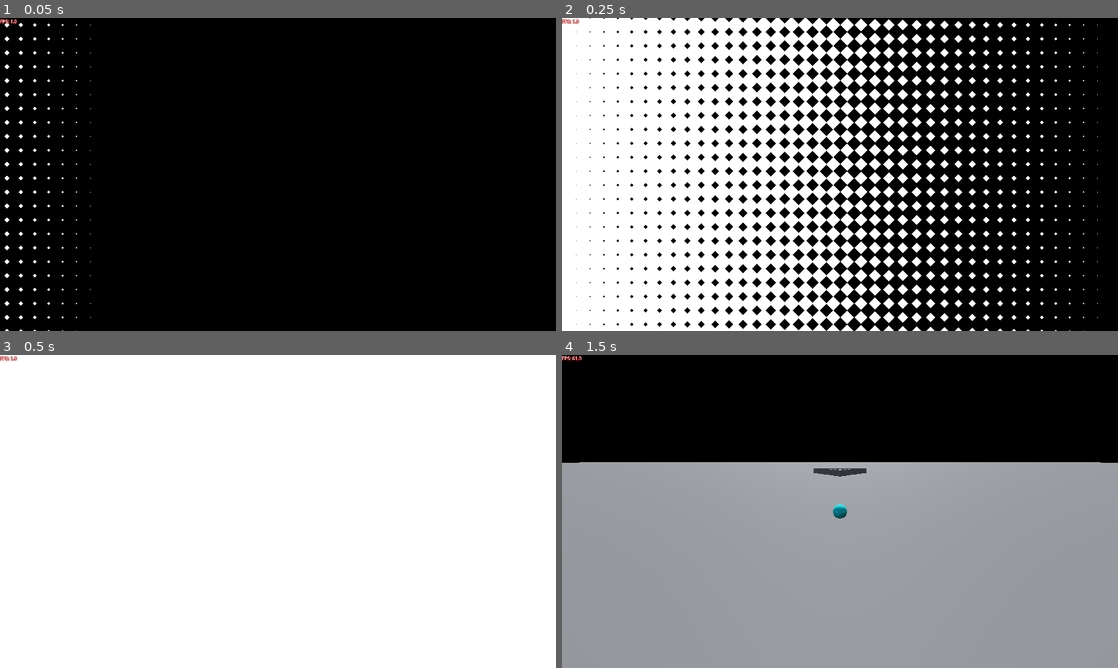
Above: before the commit, frames 1-4 (two rows, left to right).
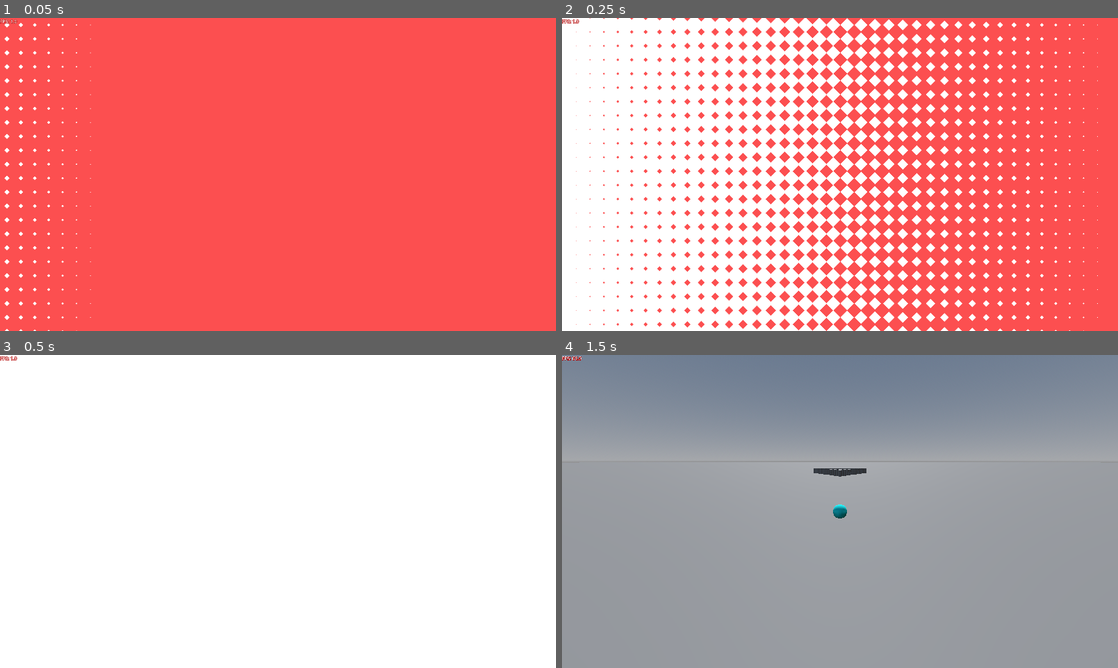
Above: after the commit, the same moments.

Repository: Cami-Cat/Dink-2026
Game: Godot game, scene res://Scenes/Core/GameCore/game_core.tscn
Same seed, same stepped clock (60 frames per second), same inputs: the game is played once before the commit and once after it.
Inputs (mouse positions are in pixels of both pictures, inside the frame that each line leads up to):
- Up to frame 1 (0.05 s): no input
- Up to frame 2 (0.25 s): no input
- Up to frame 3 (0.5 s): no input
- Up to frame 4 (1.5 s): move the mouse to (962, 495) at 0.52 s; click (962, 495) at 0.6 s; tap Enter at 1.25 s; move the mouse to (728, 527) at 1.27 s; click (728, 527) at 1.35 s

The runs differ from the first frame. In frame 1, 100% of the frame differs, in the area x 0-100%, y 0-100%; in frame 2, 51%; in frame 3, less than 0.1%; in frame 4, 34%.

Commit message:
Go through thousands of settings to disable transparent background

Diff:
--- a/Scenes/BaseScene/scene_base_3d.tscn
+++ b/Scenes/BaseScene/scene_base_3d.tscn
@@ -13,14 +13,15 @@
 [sub_resource type="ConvexPolygonShape3D" id="ConvexPolygonShape3D_wtbj1"]
 points = PackedVector3Array(1.0158731, 0.015873017, 1.0158731, -1.0158731, -0.015873017, -1.0158731, -1.0158731, 0.0158 …(200 unchanged characters)…
 
-[sub_resource type="ProceduralSkyMaterial" id="ProceduralSkyMaterial_ew1vx"]
+[sub_resource type="ProceduralSkyMaterial" id="ProceduralSkyMaterial_b7as4"]
 
-[sub_resource type="Sky" id="Sky_cjt8b"]
-sky_material = SubResource("ProceduralSkyMaterial_ew1vx")
+[sub_resource type="Sky" id="Sky_3yfhr"]
+sky_material = SubResource("ProceduralSkyMaterial_b7as4")
 
-[sub_resource type="Environment" id="Environment_amx8r"]
+[sub_resource type="Environment" id="Environment_d2fsr"]
 background_mode = 2
-sky = SubResource("Sky_cjt8b")
+sky = SubResource("Sky_3yfhr")
+ambient_light_source = 3
 
 [sub_resource type="BoxShape3D" id="BoxShape3D_ekuh2"]
 size = Vector3(24.445, 12.495, 10)
@@ -56,13 +57,14 @@
 pin_spacing = 1.575
 
 [node name="WorldEnvironment" type="WorldEnvironment" parent="World Origin" unique_id=333920919]
-environment = SubResource("Environment_amx8r")
+environment = SubResource("Environment_d2fsr")
 
 [node name="DirectionalLight3D" type="DirectionalLight3D" parent="World Origin" unique_id=1639979146]
 transform = Transform3D(1, 0, 0, 0, -0.5743929, 0.81857973, 0, -0.81857973, -0.5743929, 0, 0, 0)
 
 [node name="Main Camera" type="Camera3D" parent="." unique_id=2061059013 node_paths=PackedStringArray("follow_target") groups=["MainCamera"]]
 transform = Transform3D(1, 0, 0, 0, 1, 0, 0, 0, 1, 0, 0, 4.9191556)
+current = true
 script = ExtResource("3_sg2g5")
 follow_target = NodePath("../Character Controller")
 
@@ -72,6 +74,6 @@
 transform = Transform3D(1, 0, 0, 0, 1, 0, 0, 0, 1, 1.3991729, 2.0920439, -46.001255)
 area_size = Vector3(24.445, 12.495, 10)
 
-[node name="@CollisionShape3D@179003" type="CollisionShape3D" parent="Trigger Area" unique_id=1515585395]
+[node name="@CollisionShape3D@39190" type="CollisionShape3D" parent="Trigger Area" unique_id=21964270]
 shape = SubResource("BoxShape3D_ekuh2")
 debug_color = Color(0.875, 0, 0.236, 1)
--- a/Scenes/Level/Objects/player_trigger.tscn
+++ b/Scenes/Level/Objects/player_trigger.tscn
@@ -2,5 +2,11 @@
 
 [ext_resource type="Script" uid="uid://sydlavbpat37" path="res://Scripts/Class/Level/Objects/player_trigger.gd" id="1_rc1s5"]
 
+[sub_resource type="BoxShape3D" id="BoxShape3D_rc1s5"]
+
 [node name="Trigger Area" type="Area3D" unique_id=1665584643]
 script = ExtResource("1_rc1s5")
+
+[node name="@CollisionShape3D@36962" type="CollisionShape3D" parent="." unique_id=1984979253]
+shape = SubResource("BoxShape3D_rc1s5")
+debug_color = Color(0.875, 0, 0.236, 1)
--- a/Scenes/Pawn/character_controller.tscn
+++ b/Scenes/Pawn/character_controller.tscn
@@ -1,6 +1,6 @@
 [gd_scene format=3 uid="uid://pq2w1b0i2cjw"]
 
-[ext_resource type="Script" uid="uid://b086vgqscpucv" path="res://Scripts/Class/Character/Character_Controller.gd" id="1_ob863"]
+[ext_resource type="Script" uid="uid://b086vgqscpucv" path="res://Scripts/Class/Character/character_controller.gd" id="1_ob863"]
 
 [sub_resource type="StandardMaterial3D" id="StandardMaterial3D_gdcde"]
 albedo_color = Color(0, 1, 1, 1)
--- a/Scripts/Class/Character/Character_Controller.gd
+++ b/Scripts/Class/Character/Character_Controller.gd
@@ -35,7 +35,6 @@
 	return
 
 func _print_click_power(_click_power : float) -> void:
-	print("Click power: %s" % [_click_power])
 	return
 
 func shoot_player(_position : Vector2) -> void:
@@ -44,7 +43,6 @@
 		return
 	freeze = false
 	apply_impulse(shoot_direction * (shoot_power * click_power), position)
-	print("Player Launched")
 	return
 
 func _input(event: InputEvent) -> void:
--- a/Scripts/Class/Level/Objects/pin.gd
+++ b/Scripts/Class/Level/Objects/pin.gd
@@ -14,5 +14,4 @@
 	if self.rotation_degrees.length() > knocked_over_threshold:
 		knocked_over = true
 		pin_knocked_over.emit()
-		print("Knocked Over: %s" % [self.name])
 	return
--- a/project.godot
+++ b/project.godot
@@ -61,5 +61,6 @@
 [rendering]
 
 textures/canvas_textures/default_texture_filter=0
-viewport/transparent_background=true
+anti_aliasing/screen_space_roughness_limiter/enabled=false
+environment/defaults/default_clear_color=Color(0.9894214, 0.3079732, 0.31234595, 1)
 2d/snap/snap_2d_transforms_to_pixel=true
